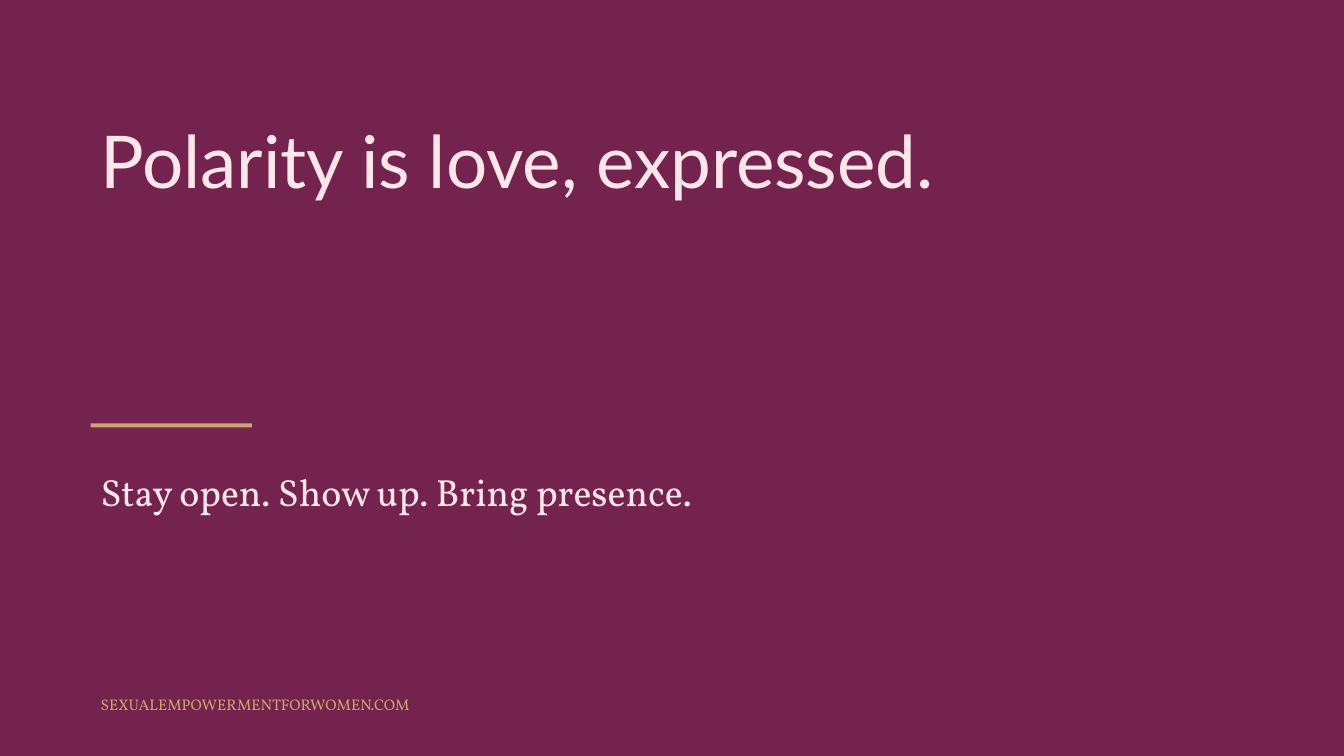
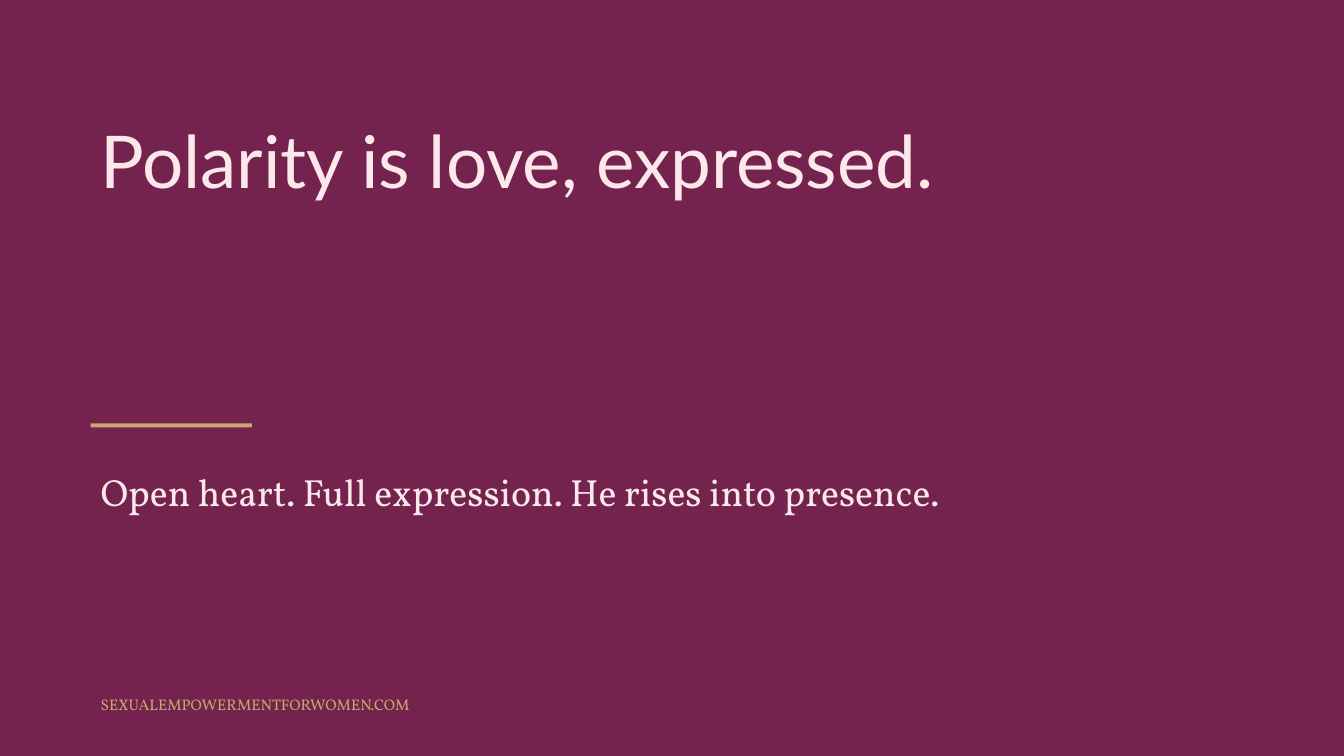
Before and after one commit to tarisha-starr/GitHub-folder, a slide deck: slide 26 of content/sessions/slides/Polarity-and-Attraction.pptx (slide 25 before the commit). Drawn at 1344x756 pixels with LibreOffice and Linux fonts; fonts in the diff are those of the drawing. Boxes give left, top, right and bottom in pixels: in the first picture for what was removed or moved away, otherwise in the second. Text is boxed around its words. In the diff, an @@ line names an element or a change of style, - is before the commit and + after.

```diff
--- a/content/sessions/slides/Polarity-and-Attraction.pptx
+++ b/content/sessions/slides/Polarity-and-Attraction.pptx
@@ text at <box>101,479,940,516</box>: text changed @@
-Stay open. Show up. Bring presence.
+Open heart. Full expression. He rises into presence.
```
Also in this commit, not shown: 5 other slides changed, 2 slides added, 1 slide removed, 1 other file.
